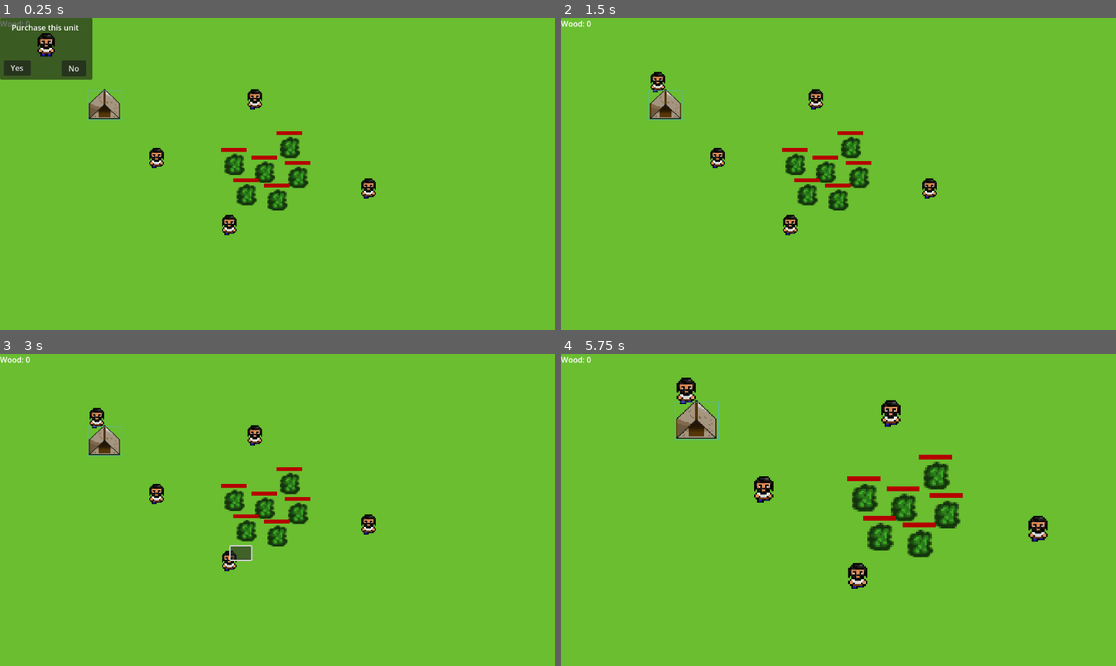
Above: before the commit, frames 1-4 (two rows, left to right).
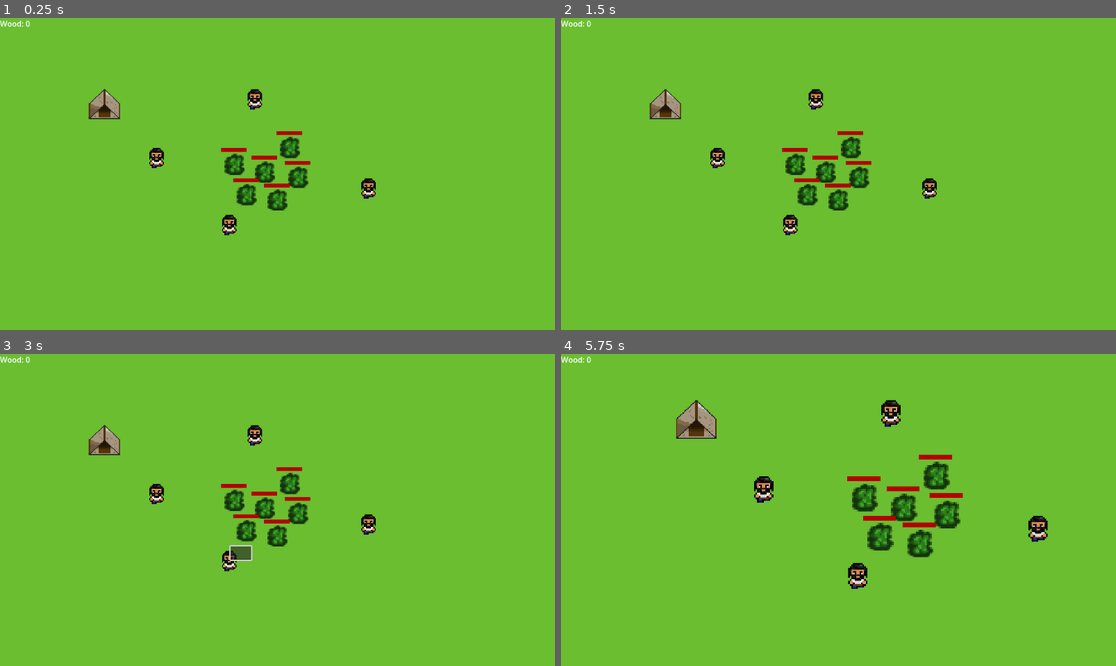
Above: after the commit, the same moments.

Repository: LukasDeRuiter/BigBattles
Game: Godot game, scene res://Scenes/world.tscn
Same seed, same stepped clock (60 frames per second), same inputs: the game is played once before the commit and once after it. This scene is started directly instead of the project's main scene.
Inputs (mouse positions are in pixels of both pictures, inside the frame that each line leads up to):
- Up to frame 1 (0.25 s): no input
- Up to frame 2 (1.5 s): click (577, 67) at 0.5 s, where only the run before the commit has a clickable "Yes"; click (633, 67) at 1.25 s, where only the run before the commit has a clickable "No"
- Up to frame 3 (3 s): tap Enter at 2 s; drag from (155, 494) to (299, 513) at 2.02 s; drag from (227, 559) to (299, 513) at 2.77 s
- Up to frame 4 (5.75 s): move the mouse to (816, 435) at 3.52 s; hold Right (ui_right) 3.53-4.25 s; hold Right mouse button (RightClick) 3.53-4.25 s; click (816, 435) at 3.8 s; drag from (633, 525) to (672, 463) at 4.27 s; move the mouse to (1005, 556) at 5.02 s; press the mouse at (1005, 556) at 5.03 s; hold Left (ui_left) from 5.03 s (still down); tap Mouse wheel up (WheelUp) at 5.1 s

The runs differ from the first frame. In frame 1, 3.4% of the frame differs, in the area x 0-23%, y 0-33%; in frame 2, 0.2%; in frame 3, 0.2%; in frame 4, 0.3%.

Commit message:
add building selection

Diff:
--- a/Scenes/tent.tscn
+++ b/Scenes/tent.tscn
@@ -16,6 +16,7 @@
 border_blend = true
 
 [node name="Tent" type="StaticBody2D"]
+input_pickable = true
 script = ExtResource("1_cho4n")
 
 [node name="CollisionShape2D" type="CollisionShape2D" parent="."]
@@ -28,8 +29,13 @@
 texture = ExtResource("1_2jy8h")
 
 [node name="Selected" type="Panel" parent="."]
+visible = false
 offset_left = -35.0
 offset_top = -60.0
 offset_right = 36.0
 offset_bottom = 2.0
+mouse_filter = 1
 theme_override_styles/panel = SubResource("StyleBoxFlat_c86kq")
+
+[connection signal="mouse_entered" from="." to="." method="_on_mouse_entered"]
+[connection signal="mouse_exited" from="." to="." method="_on_mouse_exited"]
--- a/Scripts/game.gd
+++ b/Scripts/game.gd
@@ -4,7 +4,9 @@
 
 var wood = 0
 
-func spawnUnit():
+func spawnUnit(position):
 	var path = get_tree().get_root().get_node("World/UI")
 	var spawnUnit =  spawn.instantiate()
+
+	spawnUnit.housePosition = position
 	path.add_child(spawnUnit)
--- a/Scripts/spawn_unit.gd
+++ b/Scripts/spawn_unit.gd
@@ -2,11 +2,27 @@
 
 @onready var unit = preload("res://Scenes/unit.tscn")
 
+var housePosition = Vector2(300, 300)
+
 func _on_yes_pressed():
+	var rng = RandomNumberGenerator.new()
+	rng.randomize()
+
+	var randomPositionX = rng.randi_range(-50, 50)
+	var randomPositionY = rng.randi_range(-50, 50)
+
 	var unitPath = get_tree().get_root().get_node("World/Units")
-	var unit1 = unit.instantiate()
-	unit1.position = Vector2(200, 200)
-	unitPath.add_child(unit1)
+	var worldPath = get_tree().get_root().get_node("World")
+	var newUnit = unit.instantiate()
+	newUnit.position = housePosition + Vector2(randomPositionX, randomPositionY)
+	unitPath.add_child(newUnit)
+	worldPath.get_units()
 
 func _on_no_pressed():
+	var housePath = get_tree().get_root().get_node("World/Buildings")
+
+	for count in housePath.get_child_count():
+		if housePath.get_child(count).selected == true:
+			housePath.get_child(count).selected = false
+
 	queue_free()
--- a/Scripts/tent.gd
+++ b/Scripts/tent.gd
@@ -6,4 +6,18 @@
 @onready var select = get_node("Selected")
 
 func _process(delta: float):
-	pass
+	select.visible = selected
+
+func _input(event):
+	if event.is_action_pressed("LeftClick"):
+		if mouseEntered == true:
+			selected = !selected
+
+			if selected == true:
+				Game.spawnUnit(position)
+
+func _on_mouse_entered():
+	mouseEntered = true
+
+func _on_mouse_exited():
+	mouseEntered = false
--- a/Scripts/unit.gd
+++ b/Scripts/unit.gd
@@ -10,6 +10,7 @@
 var speed = 50
 
 func _ready():
+	name = "Unit"
 	set_selected(selected)
 	add_to_group("units", true)
 
--- a/Scripts/world.gd
+++ b/Scripts/world.gd
@@ -3,8 +3,12 @@
 var units =  []
 
 func _ready():
-	units = get_tree().get_nodes_in_group("Units")
-	Game.spawnUnit()
+	get_units()
+	##Game.spawnUnit()
+
+func get_units():
+	units = null
+	units = get_tree().get_nodes_in_group("units")
 
 func _on_area_selected(object):
 	var start = object.start
